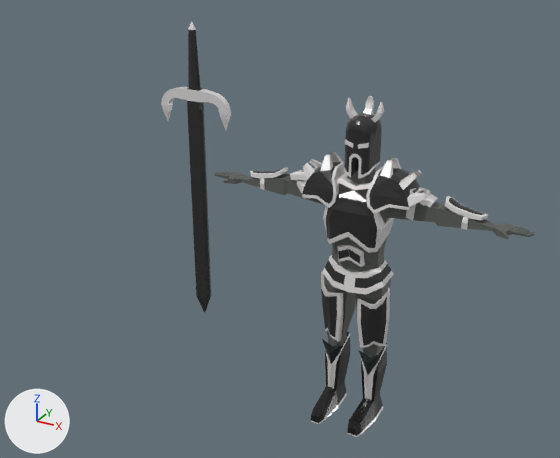
Before and after pictures for a commit that changed the Blender file External Assets/Enemy/King Shit/King Shit.blend.
Camera for both pictures: a 50 mm lens placed at (1.91, -4.64, 3.65), pointed at (-0.26, -0.7, 1.68). The axes (+X, +Y, +Z) are drawn at lower left. The lights are the same throughout.

In view in the first picture: 'Character Model', 'Chest', 'King Sword', 'Pauldron.L', 'Thigh.L', 'Thigh.R', 'Waist Armor'.
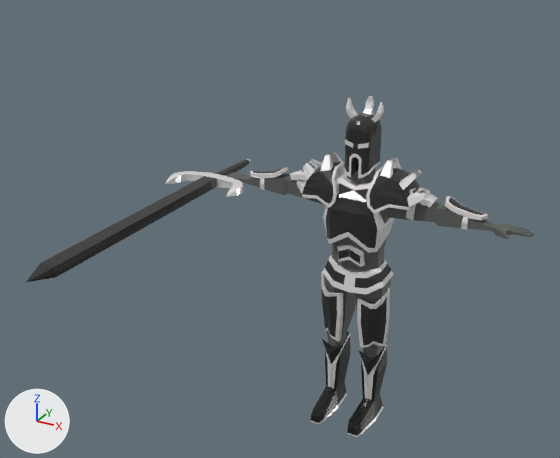
The edits, one by one:
Object 'King Sword' (ob_king_sword) moves from (-1.355, 0.0, 1.0) to (-1.099, -1.437, 1.695).
Object 'King Sword' (ob_king_sword) turns from (0, 0, 0) to (-90, 180, 0) degrees about x, y and z.

Location of each change, [x1, y1, x2, y2] in pixels of the pictures (560 x 458 px):
'King Sword', moved, turned: before [161, 21, 231, 313]; after [26, 159, 251, 282]
